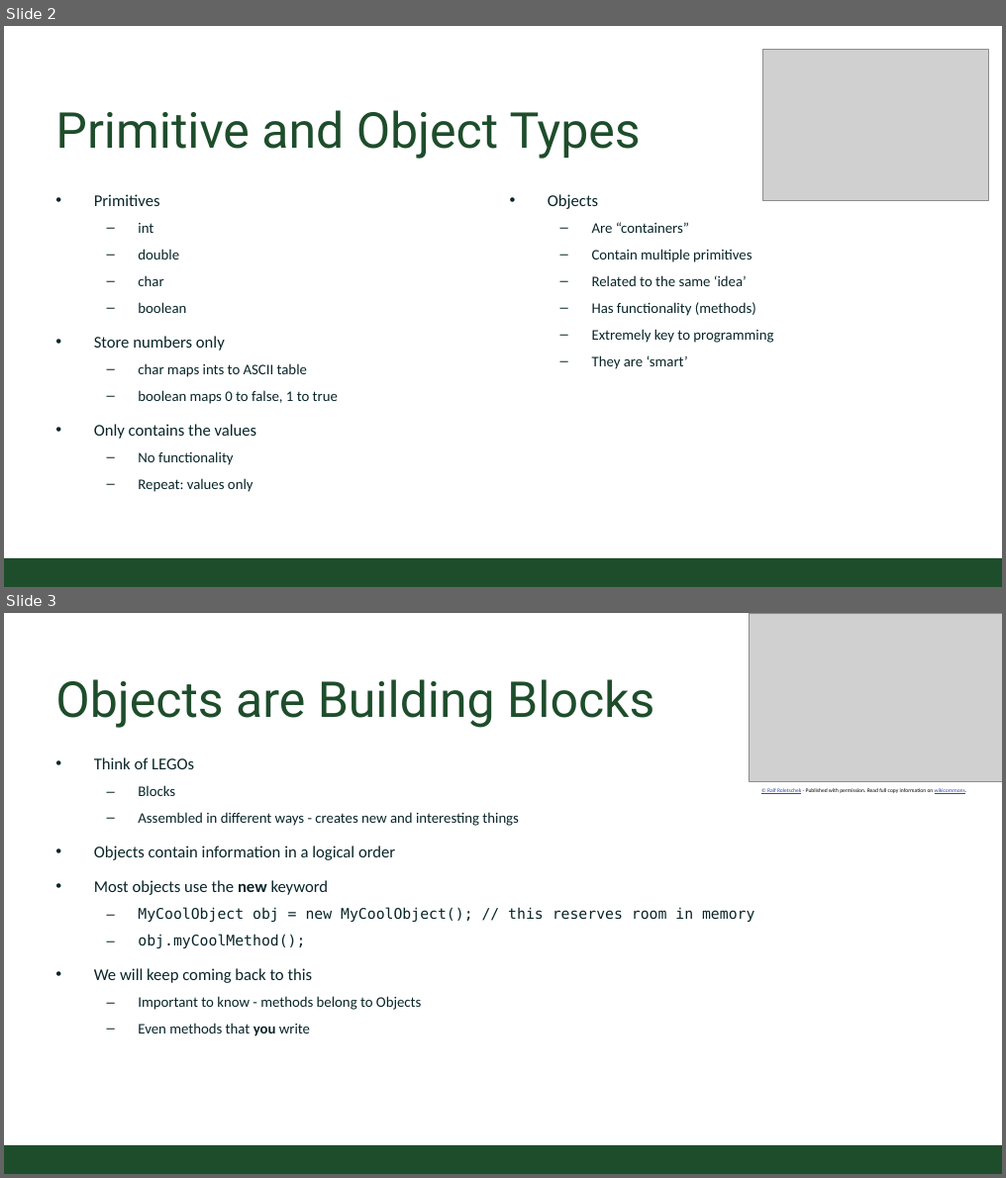
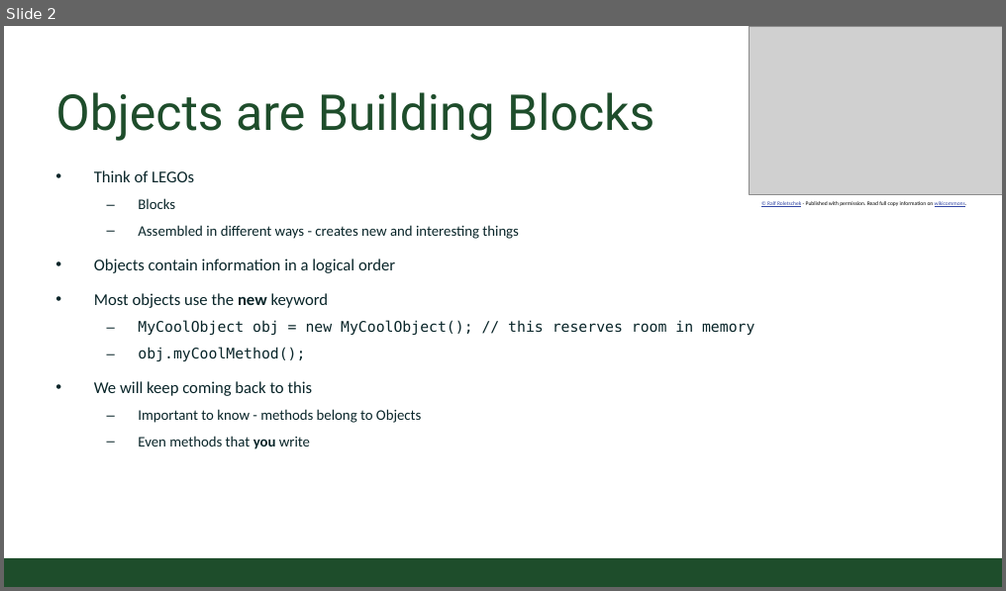
Before and after one commit to CSU-CompSci-CS163-4/Handouts, a slide deck: slides/Online/2020/03a - ObjectsMethods.pptx. Shown one above the other, each under a label of ours: slides 2 and 3 before the commit, slide 2 after it. The pictures are 1006x1178 and 1006x591 pixels, drawn with LibreOffice and Linux fonts; fonts in the diff are those of the drawing; grey boxes stand for pictures; background and template pictures are left out. Boxes give left, top, right and bottom in pixels: in the first picture for what was removed or moved away, otherwise in the second. Text is boxed around its words. In the diff, an @@ line names an element or a change of style, - is before the commit and + after.

```diff
--- a/slides/Online/2020/03a - ObjectsMethods.pptx
+++ b/slides/Online/2020/03a - ObjectsMethods.pptx
@@ slide 2 removed at box(4, 26, 1002, 587), background #FFFFFF; not listed: 1 template element that a slide beside it also shows @@
@@ picture removed at box(763, 50, 989, 200) @@
@@ title removed at box(55, 110, 641, 159) @@
-Primitive and Object Types
@@ text removed at box(94, 194, 338, 492) @@
-• Primitives
-  – int
-  – double
-  – char
-  – boolean
-• Store numbers only
-  – char maps ints to ASCII table
-  – boolean maps 0 to false, 1 to true
-• Only contains the values
-  – No functionality
-  – Repeat: values only
@@ text removed at box(548, 194, 773, 370) @@
-• Objects
-  – Are “containers”
-  – Contain multiple primitives
-  – Related to the same ‘idea’
-  – Has functionality (methods)
-  – Extremely key to programming
-  – They are ‘smart’
@@ what was slide 3 is now slide 2 @@
```
Also in this commit, not shown: 1 slide changed.
